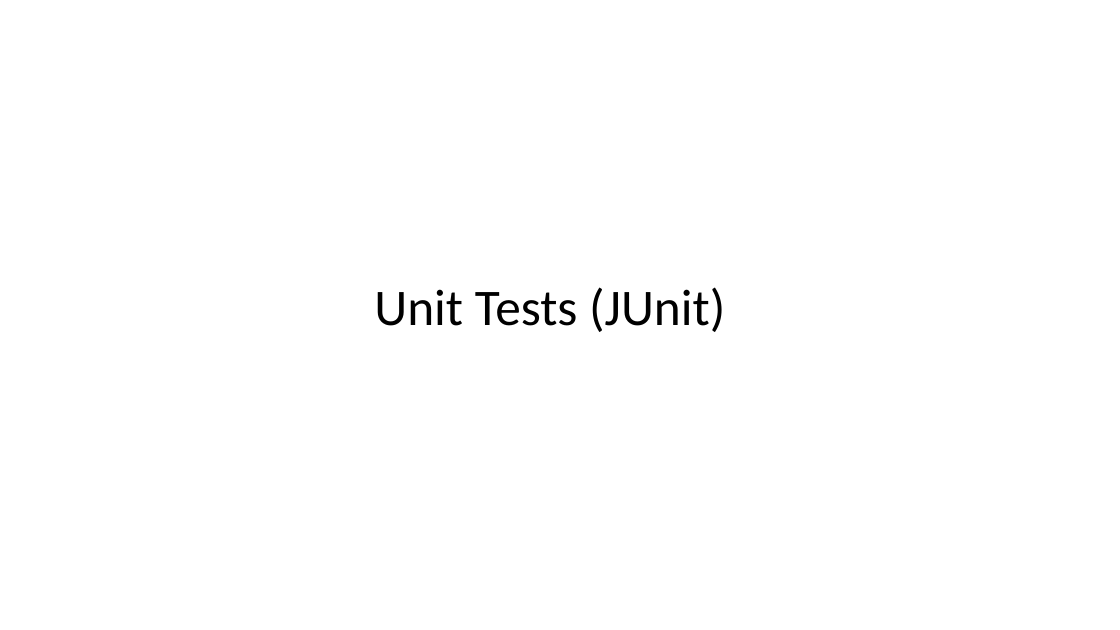
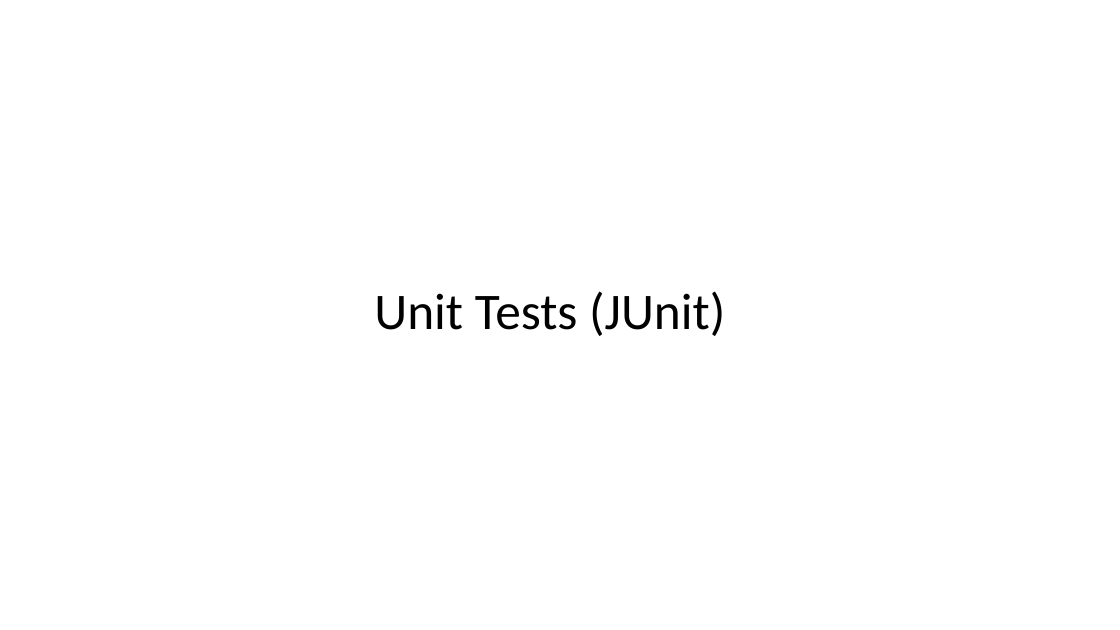
Before and after one commit to mldeanha/Team-4-Project, a slide deck: slide 17 of Project Assets/Team Shi Final Presentation.pptx (slide 11 before the commit). Drawn at 1120x630 pixels with LibreOffice and Linux fonts; fonts in the diff are those of the drawing. Boxes give left, top, right and bottom in pixels: in the first picture for what was removed or moved away, otherwise in the second. Text is boxed around its words. In the diff, an @@ line names an element or a change of style, - is before the commit and + after.

```diff
--- a/Project Assets/Team Shi Final Presentation.pptx
+++ b/Project Assets/Team Shi Final Presentation.pptx
@@ text "Unit Tests (JUnit)" at (374, 291, 725, 336): line spacing 0.9 to 1 @@
```
Also in this commit, not shown: 11 other slides changed, 9 slides added, 1 slide removed, 1 other file.
